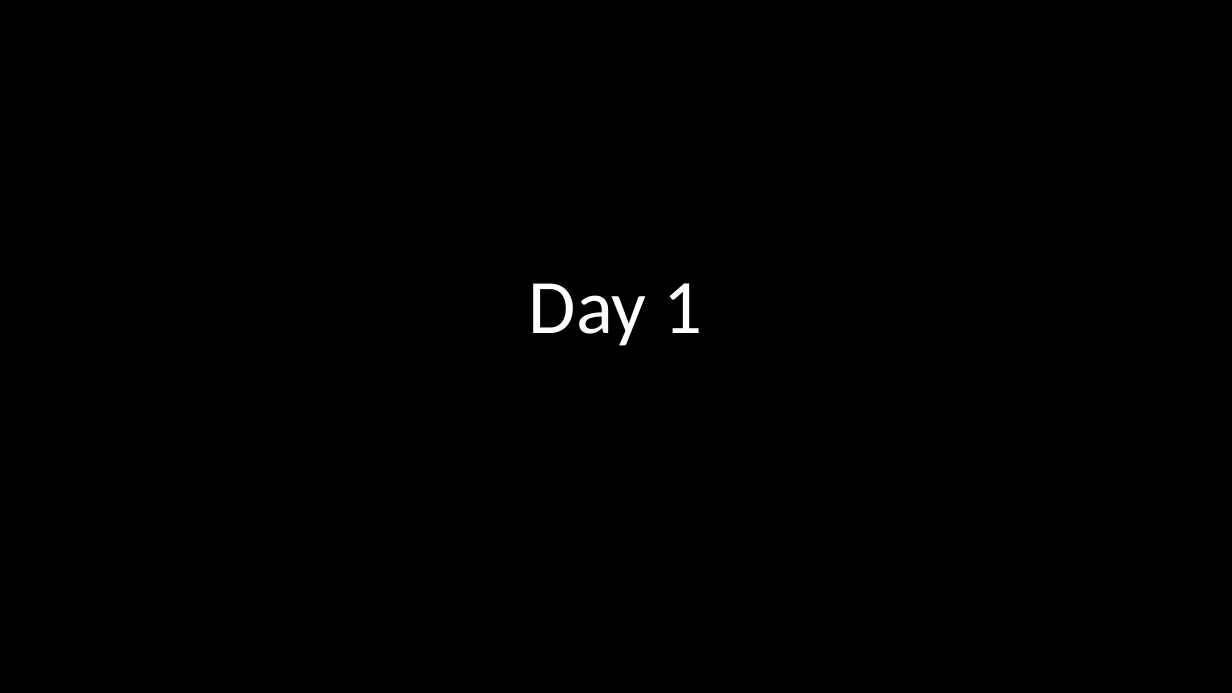
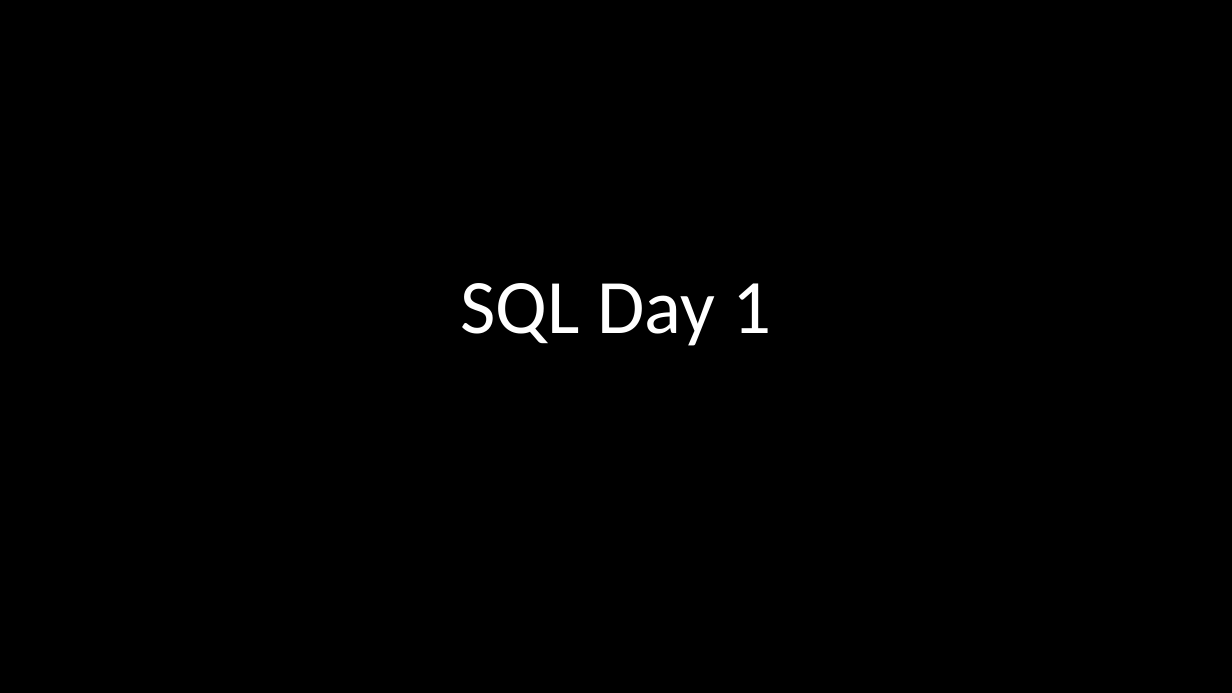
Before and after one commit to sachin365123/Microsoft-T-SQL, a slide deck: slide 1 of SQL Day 1 Content.pptx. Drawn at 1232x693 pixels with LibreOffice and Linux fonts; fonts in the diff are those of the drawing. Boxes give left, top, right and bottom in pixels: in the first picture for what was removed or moved away, otherwise in the second. Text is boxed around its words. In the diff, an @@ line names an element or a change of style, - is before the commit and + after.

```diff
--- a/SQL Day 1 Content.pptx
+++ b/SQL Day 1 Content.pptx
@@ title at [460,283,771,346]: text changed @@
-Day 1
+SQL Day 1
```
Also in this commit, not shown: 58 slides added.
